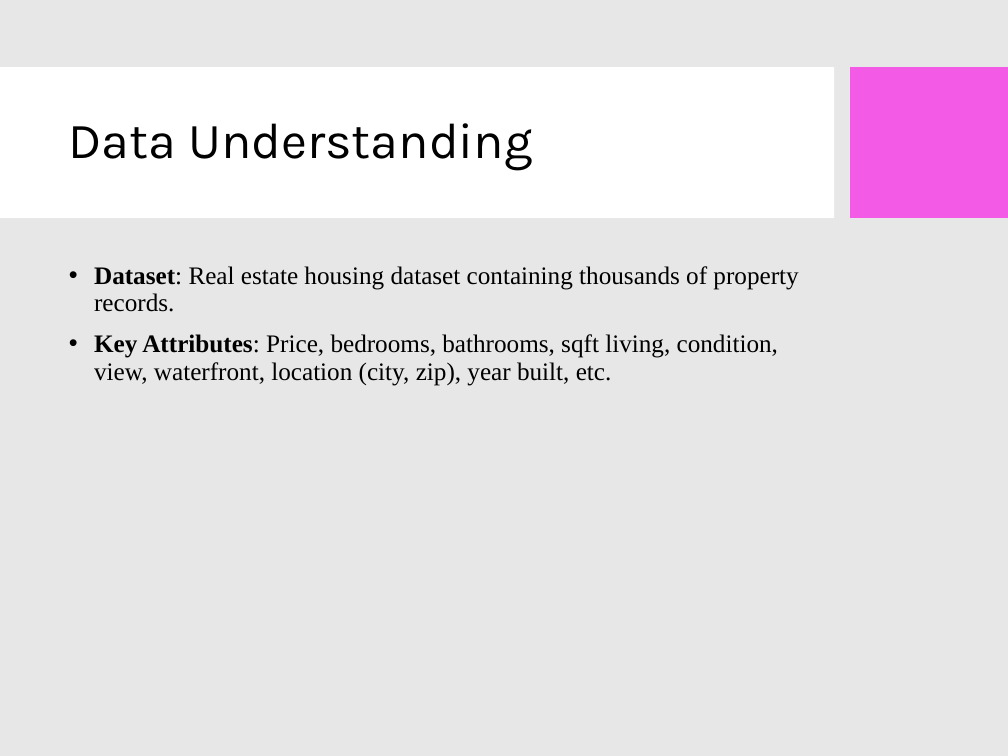
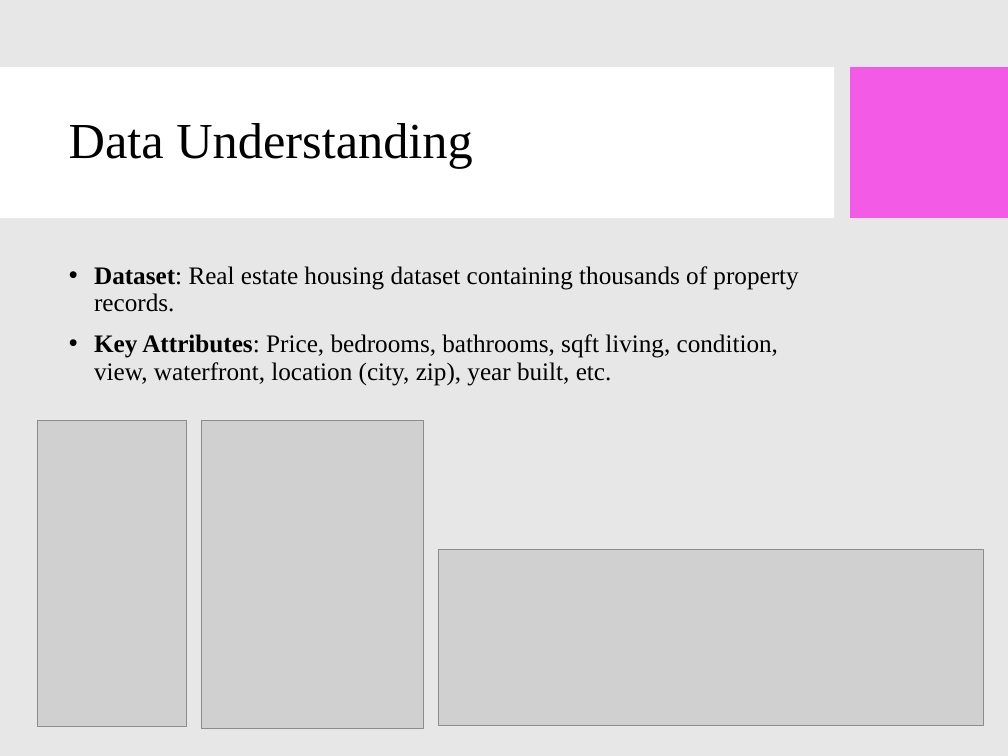
Before and after one commit to Krishna-S-2004/Python-RE, a slide deck: slide 3 of Krishna Housing_EDA_Presentation.pptx. Drawn at 1008x756 pixels with LibreOffice and Linux fonts; fonts in the diff are those of the drawing; grey boxes stand for pictures; background and template pictures are left out. Boxes give left, top, right and bottom in pixels: in the first picture for what was removed or moved away, otherwise in the second. Text is boxed around its words. In the diff, an @@ line names an element or a change of style, - is before the commit and + after.

```diff
--- a/Krishna Housing_EDA_Presentation.pptx
+++ b/Krishna Housing_EDA_Presentation.pptx
@@ title "Data Understanding" at [69, 123, 473, 169]: font Karla to Times New Roman @@
@@ picture added at [37, 420, 186, 727] @@
@@ picture added at [202, 420, 423, 729] @@
@@ picture added at [438, 549, 984, 725] @@
```
Also in this commit, not shown: 15 other slides changed.
